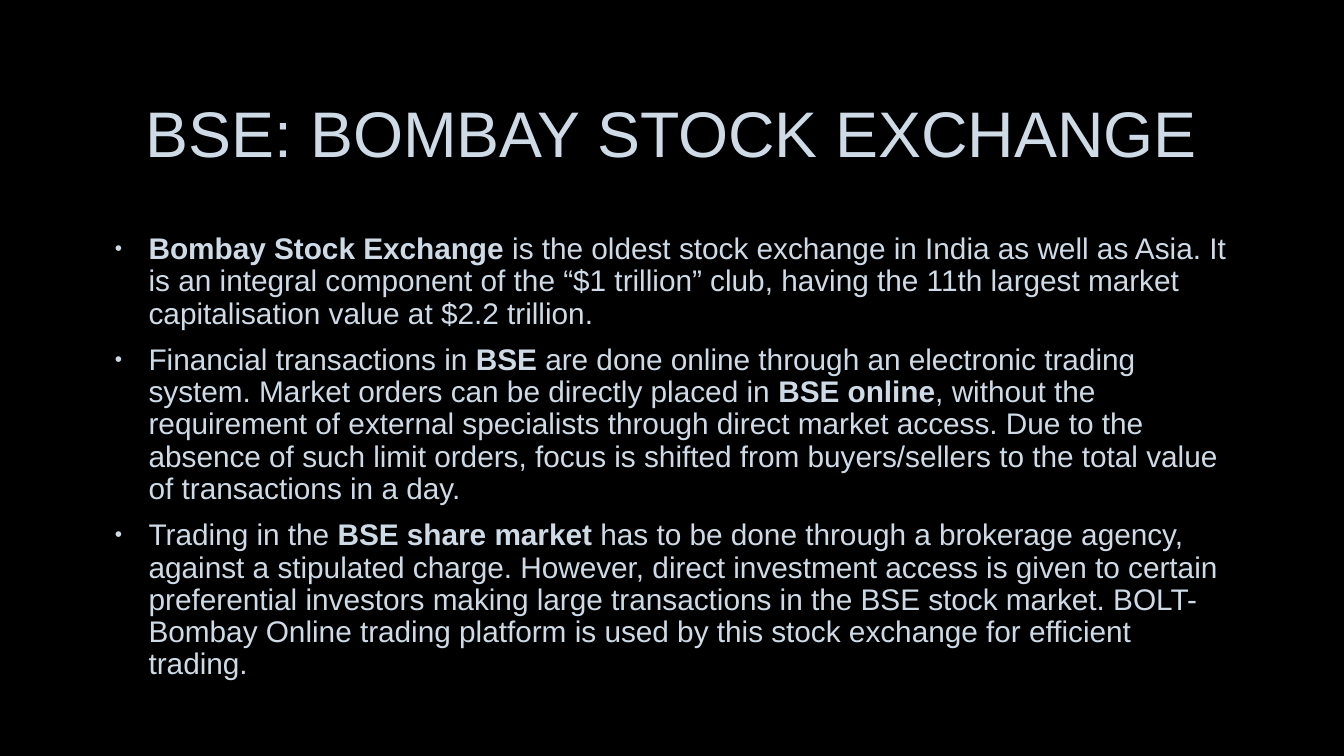
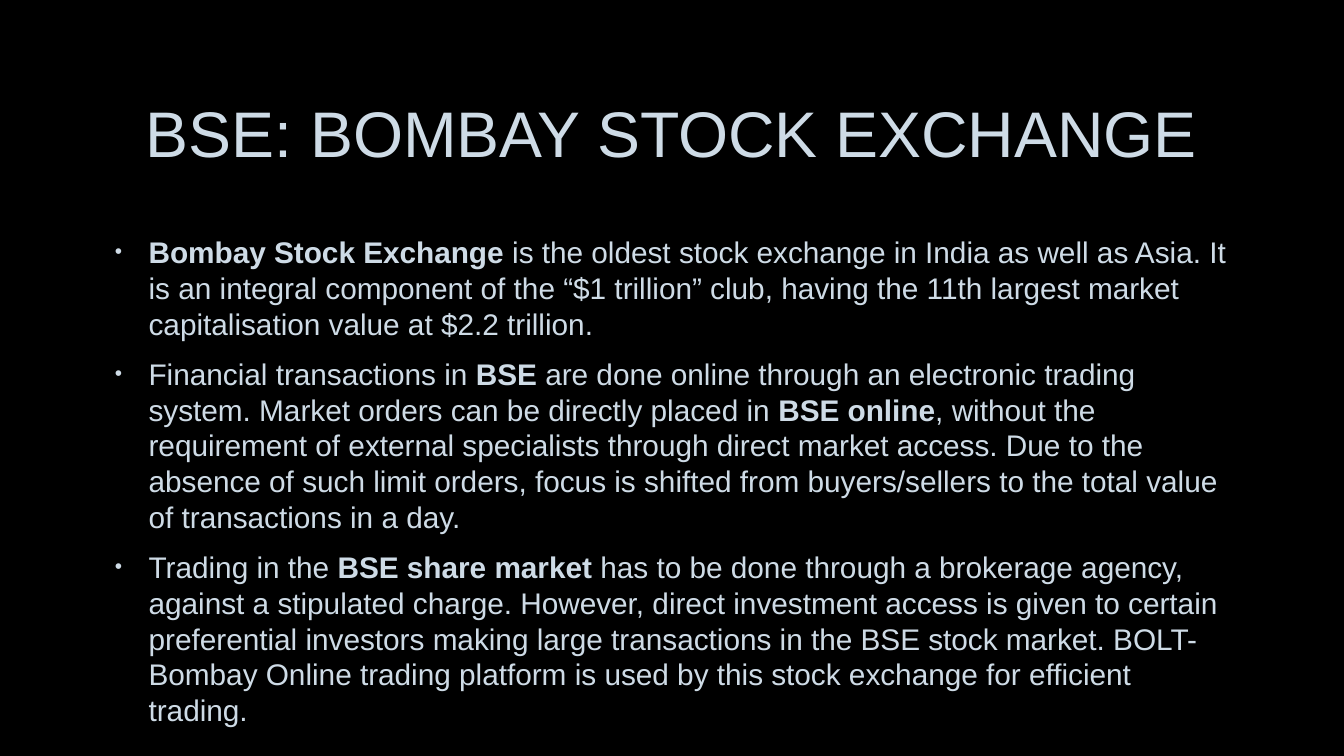
Before and after one commit to abhi-824/probability_stats, a slide deck: slide 6 of STOCK ANALYSIS USING EXCEL.pptx. Drawn at 1344x756 pixels with LibreOffice and Linux fonts; fonts in the diff are those of the drawing; background and template pictures are left out. Boxes give left, top, right and bottom in pixels: in the first picture for what was removed or moved away, otherwise in the second. Text is boxed around its words. In the diff, an @@ line names an element or a change of style, - is before the commit and + after.

```diff
--- a/STOCK ANALYSIS USING EXCEL.pptx
+++ b/STOCK ANALYSIS USING EXCEL.pptx
@@ text "Bombay Stock Exchange is the ..." at (149, 241, 1226, 691): line spacing 0.9 to 1 @@
```
Also in this commit, not shown: 12 other slides changed, 3 slides added, 1 other file.
